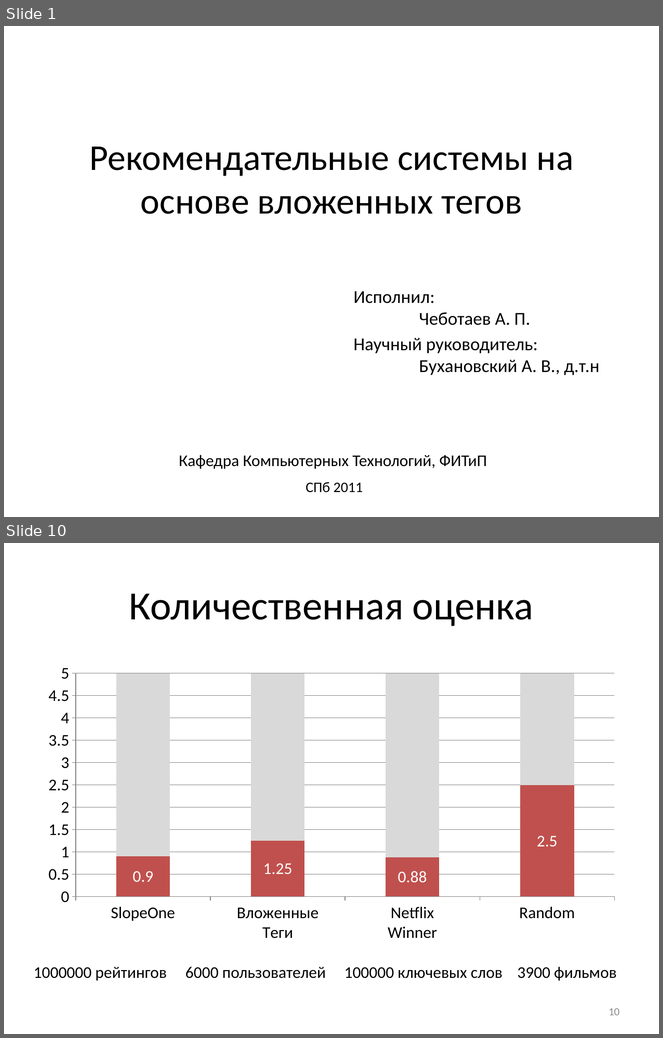
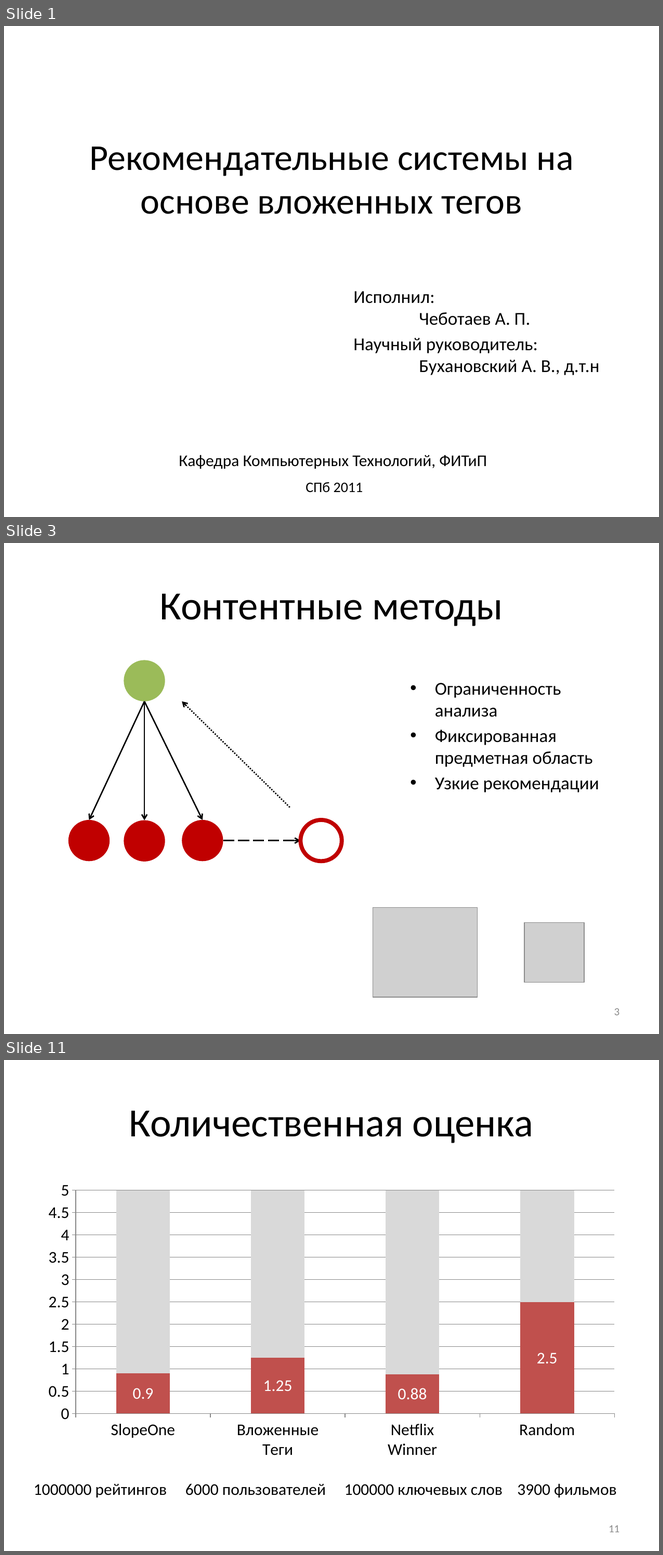
Before and after one commit to Otann/diploma, a slide deck: slides.pptx. Shown one above the other, each under a label of ours: slides 1 and 10 before the commit, slides 1, 3 and 11 after it; the slides between them are not shown. The pictures are 663x1038 and 663x1555 pixels, drawn with LibreOffice and Linux fonts; fonts in the diff are those of the drawing; grey boxes stand for pictures. Boxes give left, top, right and bottom in pixels: in the first picture for what was removed or moved away, otherwise in the second. Text is boxed around its words. In the diff, an @@ line names an element or a change of style, - is before the commit and + after.

```diff
--- a/slides.pptx
+++ b/slides.pptx
@@ slide 3 added at (4,543,659,1034), background #FFFFFF @@
@@ title added at (159,593,503,626), 44 pt, text #000000 @@
+Контентные методы
@@ ellipse added at (124,661,165,702), fill #9BBB59 @@
@@ text added at (435,683,599,793), 20 pt, text #000000 @@
+• Ограниченность анализа
+• Фиксированная предметная область
+• Узкие рекомендации
@@ arrow added from (144, 702) to (89, 820), #000000 1.5 pt @@
@@ arrow added from (144, 702) to (144, 821), #000000 1.5 pt @@
@@ arrow added from (144, 702) to (203, 820), #000000 1.5 pt @@
@@ arrow added from (289, 808) to (182, 702), #000000 1.5 pt dashed @@
@@ ellipse added at (68,820,110,861), fill #C00000 @@
@@ ellipse added at (124,821,165,862), fill #C00000 @@
@@ ellipse added at (182,820,223,861), fill #C00000 @@
@@ ellipse added at (301,820,342,861), fill #FFFFFF, outline #C00000 4.5 pt @@
@@ arrow added from (223, 841) to (301, 841), #000000 1.5 pt dashed @@
@@ picture added at (373,908,478,997) @@
@@ picture added at (525,923,584,982) @@
@@ page number added at (614,1008,620,1016), 12 pt, text #8C8C8C @@
+3
@@ what was slide 10 is now slide 11 @@
@@ page number at (609,1525,620,1533): text changed @@
-10
+11
```
Also in this commit, not shown: 2 slides changed, 8 other slides added, 8 slides removed, 12 other files.
